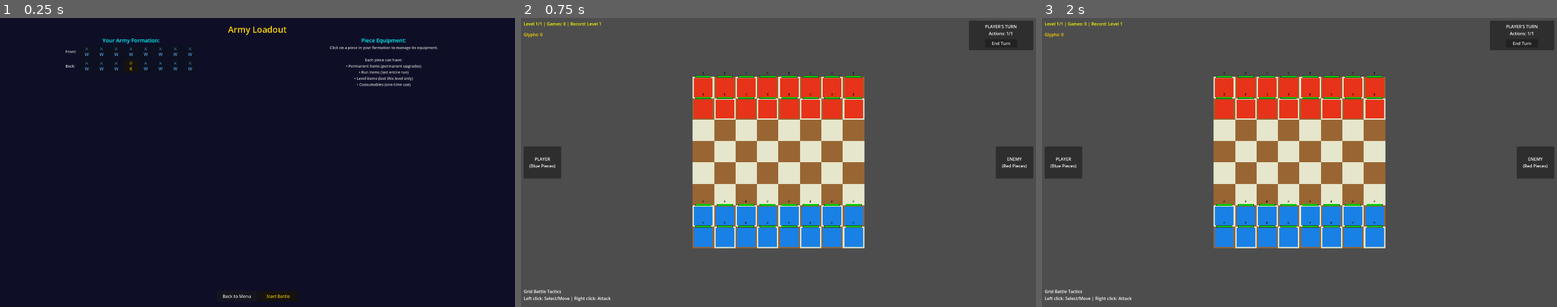
Above: before the commit, frames 1-3 (left to right).
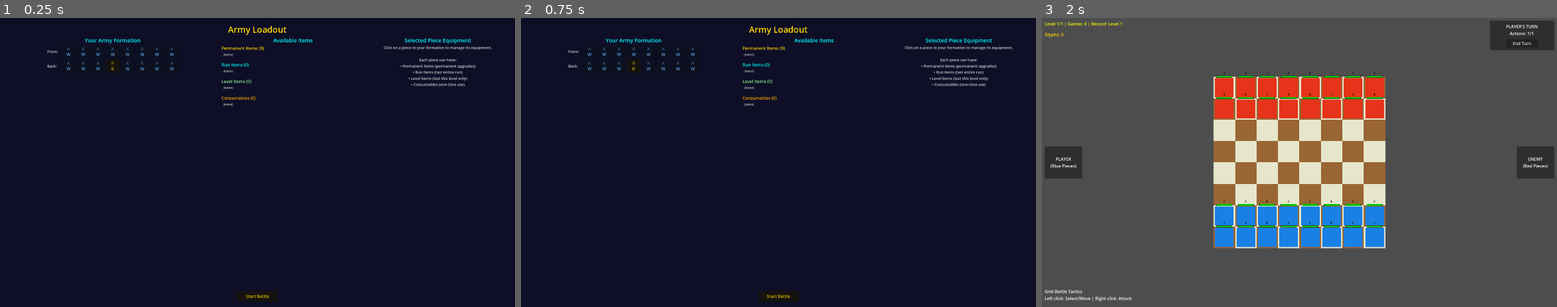
Above: after the commit, the same moments.

Repository: charlesbalcony/grid-game2.0
Game: Godot game, scene res://scenes/LoadoutMenu.tscn
Same seed, same stepped clock (60 frames per second), same inputs: the game is played once before the commit and once after it. This scene is started directly instead of the project's main scene.
Inputs (mouse positions are in pixels of both pictures, inside the frame that each line leads up to):
- Up to frame 1 (0.25 s): no input
- Up to frame 2 (0.75 s): click (757, 295) at 0.5 s, where only the run before the commit has a clickable "Back to Menu"
- Up to frame 3 (2 s): click (1299, 295) at 1.25 s, where only the run after the commit has a clickable "Start Battle"

The runs differ from the first frame. In frame 1, 2.0% of the frame differs, in the area x 9-96%, y 6-97%; in frame 2, 100%, in the area x 0-100%, y 0-100%; in frame 3, nothing differs.

Commit message:
fixed shop and loadout. Got vscode extension for gdot

Diff:
--- a/my-first-game/project.godot
+++ b/my-first-game/project.godot
@@ -13,15 +13,11 @@
 config/name="Grid Battle Tactics"
 config/version="1.0"
 run/main_scene="res://scenes/Main.tscn"
+config/features=PackedStringArray("4.3")
 
 [autoload]
 
 GameState="*res://scripts/GameState.gd"
-
-[audio]
-
-driver/enable_input=false
-driver/output_latency=15
 
 [display]
 
@@ -34,7 +30,8 @@
 
 select={
 "deadzone": 0.5,
-"events": [Object(InputEventMouseButton,"resource_local_to_s …(257 unchanged characters)… lse,"pressed":false,"double_click":false)]
+"events": [Object(InputEventMouseButton,"resource_local_to_s …(257 unchanged characters)… lse,"pressed":false,"double_click":false,"script":null)
+]
 }
 
 [rendering]
--- a/my-first-game/scenes/LoadoutMenu.tscn
+++ b/my-first-game/scenes/LoadoutMenu.tscn
@@ -47,23 +47,43 @@
 [node name="FormationSection" type="VBoxContainer" parent="MainContainer/ContentContainer"]
 layout_mode = 2
 size_flags_horizontal = 3
+size_flags_stretch_ratio = 1.5
 
 [node name="FormationTitle" type="Label" parent="MainContainer/ContentContainer/FormationSection"]
 layout_mode = 2
-text = "Your Army Formation:"
+text = "Your Army Formation"
 horizontal_alignment = 1
 
 [node name="FormationContainer" type="VBoxContainer" parent="MainContainer/ContentContainer/FormationSection"]
 layout_mode = 2
 size_flags_vertical = 3
 
+[node name="ItemsSection" type="VBoxContainer" parent="MainContainer/ContentContainer"]
+layout_mode = 2
+size_flags_horizontal = 3
+size_flags_stretch_ratio = 1.0
+
+[node name="ItemsTitle" type="Label" parent="MainContainer/ContentContainer/ItemsSection"]
+layout_mode = 2
+text = "Available Items"
+horizontal_alignment = 1
+
+[node name="ItemsContainer" type="ScrollContainer" parent="MainContainer/ContentContainer/ItemsSection"]
+layout_mode = 2
+size_flags_vertical = 3
+
+[node name="ItemsContent" type="VBoxContainer" parent="MainContainer/ContentContainer/ItemsSection/ItemsContainer"]
+layout_mode = 2
+size_flags_horizontal = 3
+
 [node name="LoadoutSection" type="VBoxContainer" parent="MainContainer/ContentContainer"]
 layout_mode = 2
 size_flags_horizontal = 3
+size_flags_stretch_ratio = 1.0
 
 [node name="LoadoutTitle" type="Label" parent="MainContainer/ContentContainer/LoadoutSection"]
 layout_mode = 2
-text = "Piece Equipment:"
+text = "Selected Piece Equipment"
 horizontal_alignment = 1
 
 [node name="LoadoutContainer" type="ScrollContainer" parent="MainContainer/ContentContainer/LoadoutSection"]
@@ -78,11 +98,6 @@
 layout_mode = 2
 alignment = 1
 
-[node name="BackButton" type="Button" parent="MainContainer/ButtonsContainer"]
-layout_mode = 2
-text = "Back to Menu"
-custom_minimum_size = Vector2(150, 40)
-
 [node name="StartBattleButton" type="Button" parent="MainContainer/ButtonsContainer"]
 layout_mode = 2
 text = "Start Battle"
--- a/my-first-game/scripts/LoadoutMenu.gd
+++ b/my-first-game/scripts/LoadoutMenu.gd
@@ -6,11 +6,12 @@
 
 # References to child nodes
 @onready var formation_container = $MainContainer/ContentContainer/FormationSection/FormationContainer
+@onready var items_container = $MainContainer/ContentContainer/ItemsSection/ItemsContainer/ItemsContent
 @onready var loadout_container = $MainContainer/ContentContainer/LoadoutSection/LoadoutContainer/LoadoutContent
-@onready var back_button = $MainContainer/ButtonsContainer/BackButton
 @onready var start_battle_button = $MainContainer/ButtonsContainer/StartBattleButton
 @onready var title_label = $MainContainer/Title
 @onready var formation_title = $MainContainer/ContentContainer/FormationSection/FormationTitle
+@onready var items_title = $MainContainer/ContentContainer/ItemsSection/ItemsTitle
 @onready var loadout_title = $MainContainer/ContentContainer/LoadoutSection/LoadoutTitle
 
 # Default starting formation layout (independent of game state)
@@ -87,15 +88,9 @@
 	print("LoadoutMenu size: ", size)
 	print("LoadoutMenu visible: ", visible)
 	print("LoadoutMenu position: ", position)
-	print("LoadoutMenu anchors: ", anchor_left, ",", anchor_top, ",", anchor_right, ",", anchor_bottom)
+	print("LoadoutMenu: anchors: ", anchor_left, ",", anchor_top, ",", anchor_right, ",", anchor_bottom)
 
 	# Connect button signals
-	if back_button:
-		back_button.pressed.connect(_on_back_button_pressed)
-		print("LoadoutMenu: Back button connected")
-	else:
-		print("LoadoutMenu: Back button is null!")
-
 	if start_battle_button:
 		start_battle_button.pressed.connect(_on_start_battle_button_pressed)
 		print("LoadoutMenu: Start battle button connected")
@@ -108,6 +103,9 @@
 	# Create the formation display
 	create_formation_display()
 
+	# Populate items display
+	populate_items_display()
+
 	# Show initial loadout message
 	show_loadout_instructions()
 
@@ -132,13 +130,14 @@
 	if formation_title:
 		formation_title.add_theme_font_size_override("font_size", 20)
 		formation_title.add_theme_color_override("font_color", Color.CYAN)
+	if items_title:
+		items_title.add_theme_font_size_override("font_size", 20)
+		items_title.add_theme_color_override("font_color", Color.CYAN)
 	if loadout_title:
 		loadout_title.add_theme_font_size_override("font_size", 20)
 		loadout_title.add_theme_color_override("font_color", Color.CYAN)
 
 	# Button styling
-	if back_button:
-		back_button.add_theme_font_size_override("font_size", 16)
 	if start_battle_button:
 		start_battle_button.add_theme_font_size_override("font_size", 16)
 		start_battle_button.modulate = Color.GOLD
@@ -472,7 +471,7 @@
 	dialog.confirmed.connect(func(): dialog.queue_free())
 
 func format_item_name(item_id: String) -> String:
-	"""Convert item ID to a readable display name"""
+	# Convert item ID to a readable display name
 	# Try to get actual item name from data if available
 	if data_loader:
 		var item_data = data_loader.get_item_by_id(item_id)
@@ -480,8 +479,8 @@
 			return item_data.name
 
 	# Fallback to formatting the ID
-	var name = item_id.replace("_", " ")
-	var words = name.split(" ")
+	var display_name = item_id.replace("_", " ")
+	var words = display_name.split(" ")
 	var formatted_words = []
 	for word in words:
 		if word.length() > 0:
@@ -528,6 +527,9 @@
 
 		# Refresh formation display to show equipment indicators
 		create_formation_display()
+
+		# Refresh items display
+		populate_items_display()
 	else:
 		print("Failed to equip ", item_id, " to ", piece_id)
 
@@ -546,8 +548,86 @@
 
 		# Refresh formation display to update equipment indicators
 		create_formation_display()
+
+		# Refresh items display
+		populate_items_display()
 	else:
 		print("Failed to unequip ", item_id, " from ", piece_id)
+
+func populate_items_display():
+	"""Populate the items display showing all owned items by category"""
+	if not items_container:
+		print("ERROR: items_container is null")
+		return
+
+	if not loadout_manager or not data_loader:
+		print("ERROR: managers not initialized")
+		return
+
+	# Clear existing display
+	for child in items_container.get_children():
+		child.queue_free()
+
+	var all_items = loadout_manager.get_available_items()
+
+	# Group items by type
+	var items_by_type = {
+		"permanent": [],
+		"run": [],
+		"level": [],
+		"consumable": []
+	}
+
+	for item_id in all_items:
+		var item_data = data_loader.get_item_by_id(item_id)
+		if item_data:
+			var item_type = item_data.get("type", "consumable")
+			if items_by_type.has(item_type):
+				items_by_type[item_type].append({"id": item_id, "data": item_data})
+
+	# Display each category
+	var type_labels = {
+		"permanent": "Permanent Items",
+		"run": "Run Items",
+		"level": "Level Items",
+		"consumable": "Consumables"
+	}
+
+	var type_colors = {
+		"permanent": Color.GOLD,
+		"run": Color.CYAN,
+		"level": Color.LIGHT_GREEN,
+		"consumable": Color.ORANGE
+	}
+
+	for type in ["permanent", "run", "level", "consumable"]:
+		var items = items_by_type[type]
+
+		# Category header
+		var category_label = Label.new()
+		category_label.text = type_labels[type] + " (" + str(items.size()) + ")"
+		category_label.add_theme_font_size_override("font_size", 16)
+		category_label.add_theme_color_override("font_color", type_colors[type])
+		items_container.add_child(category_label)
+
+		if items.size() == 0:
+			var empty_label = Label.new()
+			empty_label.text = "  (none)"
+			empty_label.add_theme_font_size_override("font_size", 12)
+			empty_label.add_theme_color_override("font_color", Color.GRAY)
+			items_container.add_child(empty_label)
+		else:
+			for item in items:
+				var item_label = Label.new()
+				item_label.text = "  • " + item.data.get("name", item.id)
+				item_label.add_theme_font_size_override("font_size", 12)
+				item_label.tooltip_text = item.data.get("description", "")
+				items_container.add_child(item_label)
+
+		# Spacer
+		var spacer = Control.new()
+		spacer.custom_minimum_size = Vector2(0, 10)
+		items_container.add_child(spacer)
 
 func show_loadout_instructions():
 	"""Show initial instructions when no piece is selected"""
@@ -587,11 +667,6 @@
 	if selected_piece_data:
 		show_piece_loadout(generate_piece_id(selected_piece_pos, selected_piece_data.type), selected_piece_data)
 
-func _on_back_button_pressed():
-	"""Handle back button press"""
-	print("LoadoutMenu: Going back to main game scene")
-	get_tree().change_scene_to_file("res://scenes/Main.tscn")
-
 func _on_start_battle_button_pressed():
 	"""Handle start battle button press"""
 	print("LoadoutMenu: Starting battle, returning to main game scene")
--- a/my-first-game/scripts/Shop.gd
+++ b/my-first-game/scripts/Shop.gd
@@ -115,7 +115,7 @@
 	return container
 
 func _on_buy_item(item_data):
-	"""Handle buying an item"""
+	# Handle buying an item
 	var price = item_data.get("glyph_cost", 10)
 	var current_glyphs = glyph_manager.get_current_glyphs()
 
@@ -131,18 +131,58 @@
 		GameState.add_purchased_item(item_id)
 		print("Shop: Bought item: ", item_data.get("name", "Unknown"), " (ID: ", item_id, ")")
 
+		# Show purchase confirmation popup
+		show_purchase_confirmation(item_data.get("name", "Item"), price, glyph_manager.get_current_glyphs())
+
 		# Refresh display
 		setup_shop_display()
 	else:
-		print("Shop: Not enough glyphs!")
+		# Show error popup
+		show_insufficient_glyphs_popup(price, current_glyphs)
 
 func _on_new_run_button_pressed():
-	"""Start a new run"""
+	# Start a new run
 	print("Shop: Starting new run - going to loadout menu")
 	# Go to loadout menu to set up the army
 	get_tree().change_scene_to_file("res://scenes/LoadoutMenu.tscn")
 
 func _on_back_button_pressed():
-	"""Go back to the game"""
+	# Go back to the game
 	print("Shop: Returning to game")
 	get_tree().change_scene_to_file("res://scenes/Main.tscn")
+
+func show_purchase_confirmation(item_name: String, glyphs_spent: int, remaining_glyphs: int):
+	# Show a popup confirming the purchase
+	var popup = AcceptDialog.new()
+	popup.title = "Purchase Successful!"
+	popup.dialog_text = "Purchased: %s\n\nGlyphs Spent: %d\nRemaining Glyphs: %d" % [item_name, glyphs_spent, remaining_glyphs]
+	popup.ok_button_text = "OK"
+
+	# Style the popup
+	popup.min_size = Vector2(400, 200)
+
+	# Add to scene and show
+	add_child(popup)
+	popup.popup_centered()
+
+	# Clean up when closed
+	popup.confirmed.connect(func(): popup.queue_free())
+	popup.canceled.connect(func(): popup.queue_free())
+
+func show_insufficient_glyphs_popup(price: int, current_glyphs: int):
+	# Show a popup when player doesn't have enough glyphs
+	var popup = AcceptDialog.new()
+	popup.title = "Insufficient Glyphs"
+	popup.dialog_text = "Not enough glyphs!\n\nRequired: %d\nYou have: %d\nNeed: %d more" % [price, current_glyphs, price - current_glyphs]
+	popup.ok_button_text = "OK"
+
+	# Style the popup
+	popup.min_size = Vector2(400, 200)
+
+	# Add to scene and show
+	add_child(popup)
+	popup.popup_centered()
+
+	# Clean up when closed
+	popup.confirmed.connect(func(): popup.queue_free())
+	popup.canceled.connect(func(): popup.queue_free())
